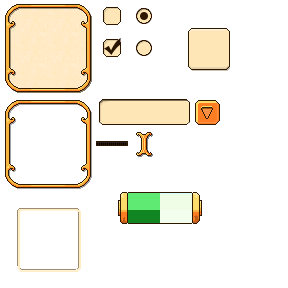
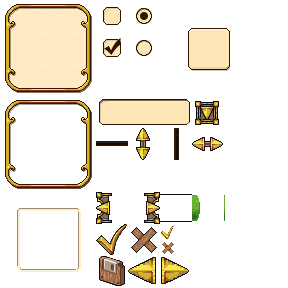
Revision of a layered 288x288 image; what changed, layer by layer:
added layer "Layer 2 copy" above "Layer 2" over [161, 257, 189, 284]
moved "Layer 2" above "Layer 1", painted on it over [103, 128, 156, 284]
removed layer "Layer 0 copy 2" over [6, 101, 91, 188]
removed layer "Layer 0" over [6, 5, 90, 91]
removed layer "Layer 6 copy 4" over [6, 5, 90, 91]
renamed "Layer 13" to "Layer 1", painted on it over [6, 5, 225, 286]
removed layer "Layer 10" over [136, 132, 152, 156]
removed layer "Layer 8" over [195, 100, 220, 125]
